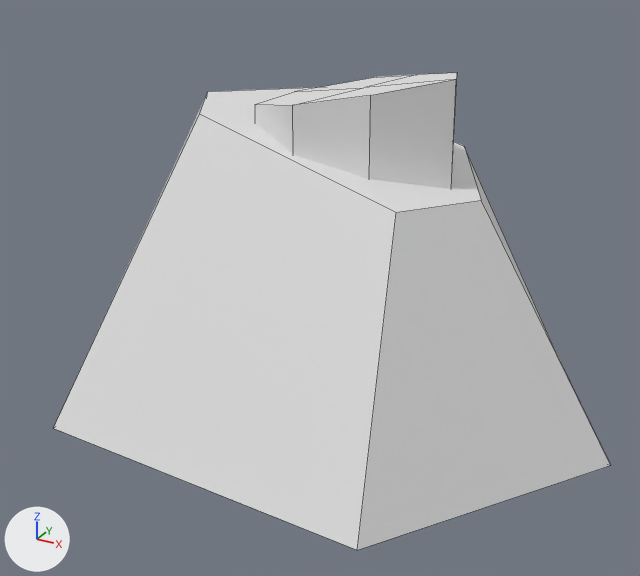
An edit to the FBX model Assets/Visual/FBX/Atmosphere/Rocks 01.fbx, drawn before and after from the same camera.
Both versions are drawn from a camera (50 mm lens) standing at (1.82, -2.84, 1.96) and looking at (0.26, 0.0, 0.54). Lighting does not change. The marker at lower left points along +X, +Y and +Z. Mesh edges are drawn as thin lines. Where no turn or scale is listed for an object, it has been applied to the vertices.
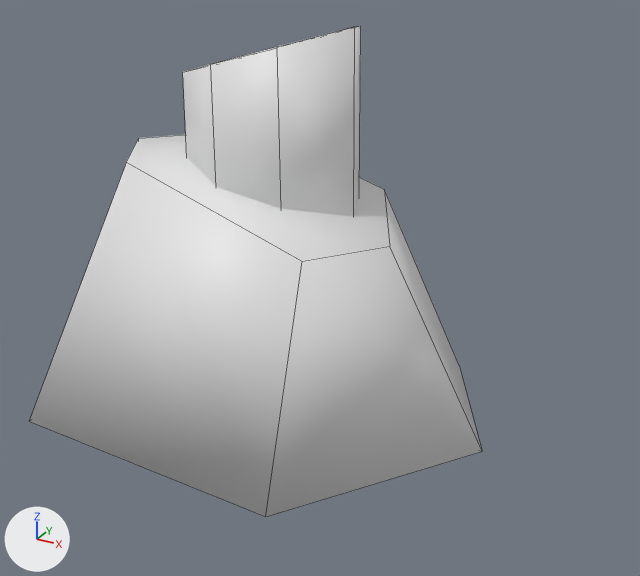
Where the newer file only moved an object's origin or applied its transform, the numbers keep the older frame.

Changed parts and their boxes [x1, y1, x2, y2] in the pictures (640 x 576 px):
'Cube', reshaped, moved, rescaled (19% narrower, 17% shorter)
    before: [54, 87, 611, 550]
    after: [29, 135, 482, 517]
'Cube.001', mesh rescaled
    before: [255, 73, 457, 189]
    after: [183, 26, 361, 216]

The change in detail:
me_cube_001 has 12 vertices, 9 faces and spans x -1.26..0.55, y -0.17..0.95, z -0.63..0.9.
me_cube_001 is used by ob_cube; location (0.0, 0.0, 0.167); rotation (1.571, 0.0, -3.142), in degrees (90, 0, -180); scale (1.13, 1.13, 1.13).
Part 1, on me_cube_001:
Vertex 0 of me_cube_001 moves from (0.55, -0.17, -0.57) at pixel (53, 428) to (0.75, -0.02, -0.66) at pixel (29, 421).
Vertex 1 of me_cube_001 moves from (0.16, 0.93, -0.12) at pixel (199, 113) to (0.44, 1.03, -0.27) at pixel (126, 162).
Vertex 2 of me_cube_001 moves from (0.18, -0.17, 0.9) to (0.39, -0.02, 0.73).
Vertex 3 of me_cube_001 moves from (-0.7, -0.17, -0.63) at pixel (357, 550) to (-0.44, -0.02, -0.72) at pixel (265, 516).
Vertex 4 of me_cube_001 moves from (-0.61, 0.75, -0.24) at pixel (396, 212) to (-0.41, 0.83, -0.4) at pixel (302, 261).
Vertex 5 of me_cube_001 moves from (-0.92, -0.17, 0.81) at pixel (560, 361) to (-0.64, -0.02, 0.65) at pixel (459, 365).
Vertex 6 of me_cube_001 moves from (0.55, -0.17, 0.08) to (0.75, -0.02, -0.05).
Vertex 7 of me_cube_001 moves from (-1.26, -0.17, 0.16) at pixel (610, 465) to (-0.96, -0.02, 0.03) at pixel (482, 451).
Vertex 8 of me_cube_001 moves from (0.28, 0.95, 0.09) at pixel (207, 91) to (0.57, 1.06, -0.04) at pixel (138, 138).
Vertex 9 of me_cube_001 moves from (0.07, 0.9, 0.6) at pixel (327, 86) to (0.34, 1.01, 0.52).
Vertex 10 of me_cube_001 moves from (-0.54, 0.76, 0.51) at pixel (464, 146) to (-0.34, 0.85, 0.42) at pixel (384, 189).
Vertex 11 of me_cube_001 moves from (-0.76, 0.71, 0.09) at pixel (481, 200) to (-0.58, 0.79, -0.04) at pixel (389, 246).
me_cube_002 has 18 vertices, 16 faces and spans x -0.386..0.385, y -0.301..0.328, z -0.232..0.306.
me_cube_002 is used by ob_cube_001; location (0.364, 0.149, 1.087).
me_cube_002 part 2: the whole mesh is scaled about its middle by (0.918, 0.918, 1.4), then moved by (-0.347, -0.035, 0.046).
Object 'Cube' (ob_cube) moves from (0.0, 0.0, 0.167) to (0.0, 0.0, 0.0).
Object 'Cube' (ob_cube) is rescaled from (1.13, 1.13, 1.13) to (1.0, 1.0, 1.0).
